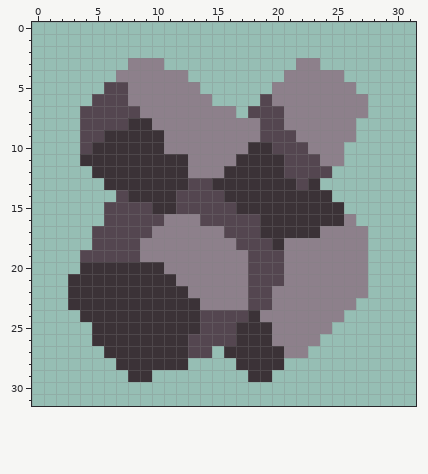
Pixel-art sprite, stored at sprites/Items/regolith.png. Above: the version before the commit.
The file is 32x32 pixels.
The result:
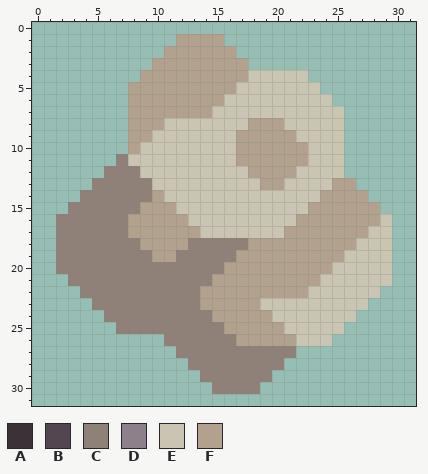
Palette (. is transparent): A #3b3237  B #544650  C #8f8178  D #8d808b  E #c9c5b2  F #b2a18c
Change:
Changed rows in their new state; - is an unchanged pixel.
first column x 2:
 1 ----------FFFF--------------
 2 ---------FFFFFF-------------
 3 ------..FFFFFFFF----..------
 4 -----..FFFFFFFFFEEEEE...----
 5 ----..FFFFFFFFFEEEEEEE...---
 6 ---...FFFFFFFFEEEEEEEEE...--
 7 --....FFFFFFFEEEEEEEEEEE..--
 8 --....FFFEEEEEEEFFFEEEEE.---
 9 --....FFEEEEEEEFFFFFEEEE.---
10 --....FEEEEEEEEFFFFFFEEE----
11 --...CEEEEEEEEEFFFFFFEEE----
12 ---.CCCEEEEEEEEEFFFFEEEE----
13 ---CCCCCEEEEEEEEEFFEEEEFF---
14 --CCCCCCFEEEEEEEEEEEEEFFFF--
15 -CCCCCCFFFEEEEEEEEEEEFFFFFF-
16 CCCCCCFFFFFEEEEEEEEEFFFFFFFE
17 CCCCCCFFFFFFEEEEEEEFFFFFFFEE
18 CCCCCCCFFFFCCCCCFFFFFFFFFEEE
19 CCCCCCCCFFCCCCCFFFFFFFFFEEEE
20 CCCCCCCCCCCCCCFFFFFFFFFEEEEE
21 -CCCCCCCCCCCCFFFFFFFFFEEEEEE
22 -.CCCCCCCCCCFFFFFFFFFEEEEEE-
23 -..CCCCCCCCCFFFFFEEEEEEEEE--
24 --..CCCCCCCCCFFFFFEEEEEEE---
25 ---..CCCCCCCCCFFFFFEEEEE----
26 ---......CCCCCCFFFFFEEE-----
27 ----......CCCCCCCCCC.-------
28 -----......CCCCCCCC---------
29 ------..----CCCCCC----------
30 -------------CCCC-----------
